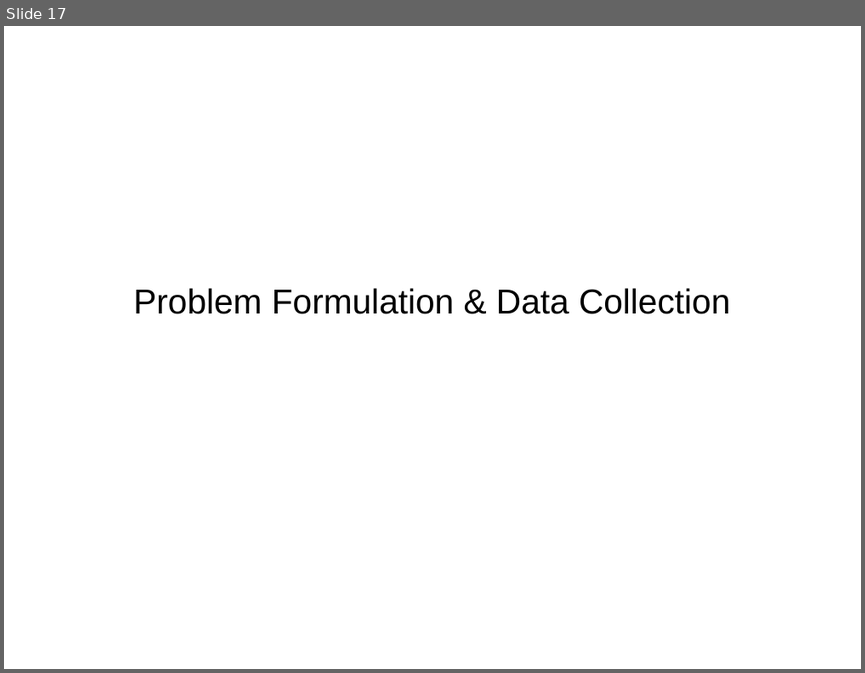
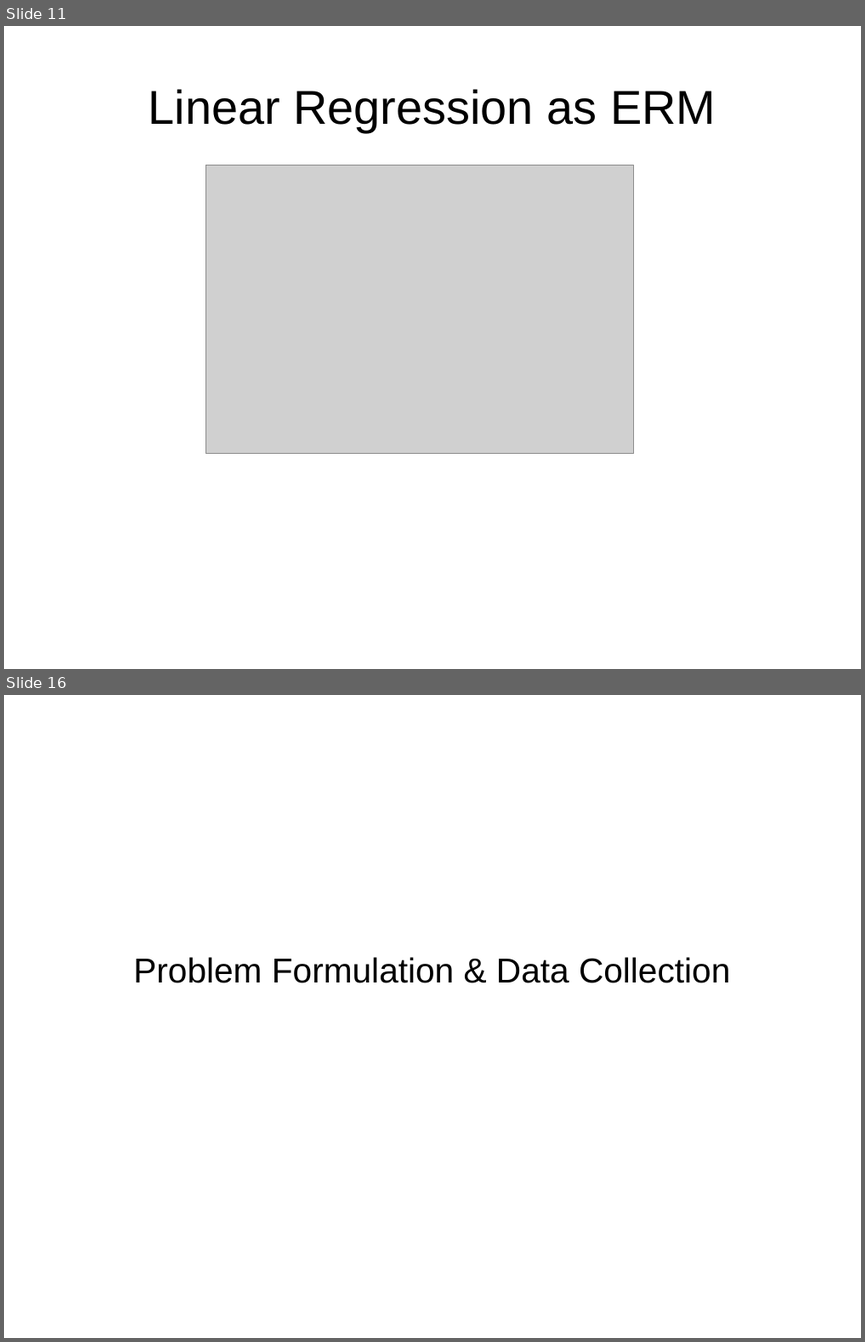
Before and after one commit to amueller/talks_odt, a slide deck: introduction_to_ml_with_python_bnl_2016.odp. Shown one above the other, each under a label of ours: slide 17 before the commit, slides 11 and 16 after it; the slides between them are not shown. The pictures are 865x673 and 865x1342 pixels, drawn with LibreOffice and Linux fonts; fonts in the diff are those of the drawing; grey boxes stand for pictures. Boxes give left, top, right and bottom in pixels: in the first picture for what was removed or moved away, otherwise in the second. Text is boxed around its words. In the diff, an @@ line names an element or a change of style, - is before the commit and + after.

```diff
--- a/introduction_to_ml_with_python_bnl_2016.odp
+++ b/introduction_to_ml_with_python_bnl_2016.odp
@@ slide 11 added at <box>4,26,861,669</box>, background #FFFFFF @@
@@ title added at <box>148,89,715,132</box>, 44 pt, text #000000 @@
+Linear Regression as ERM
@@ picture added at <box>206,165,634,454</box> @@
@@ what was slide 17 is now slide 16 @@
```
Also in this commit, not shown: 2 slides changed, 7 other slides added, 9 slides removed, 1 other file.
